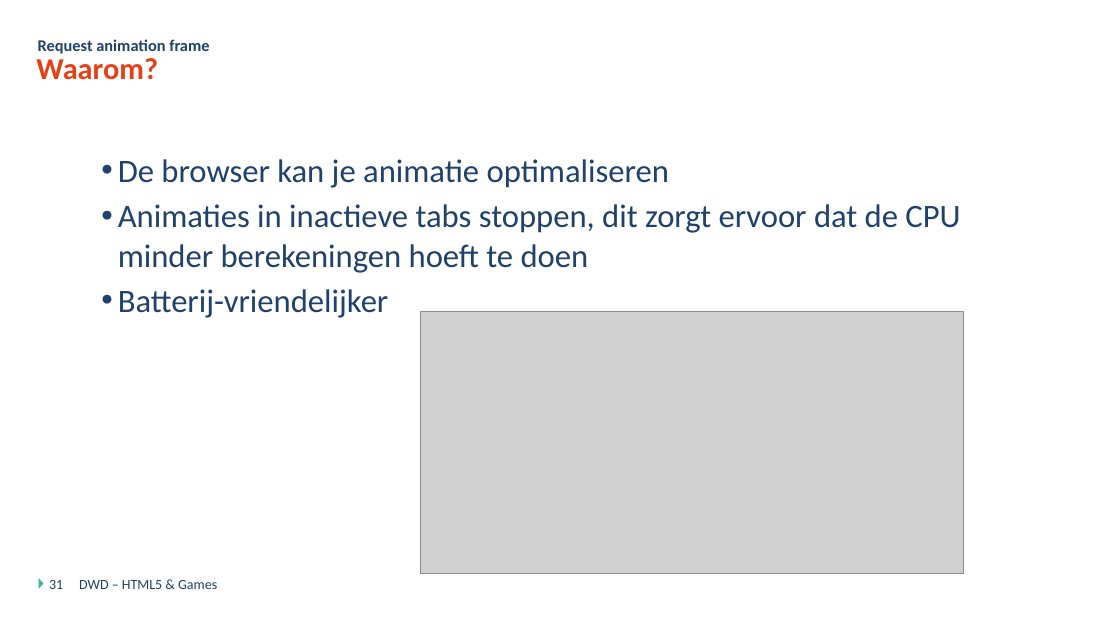
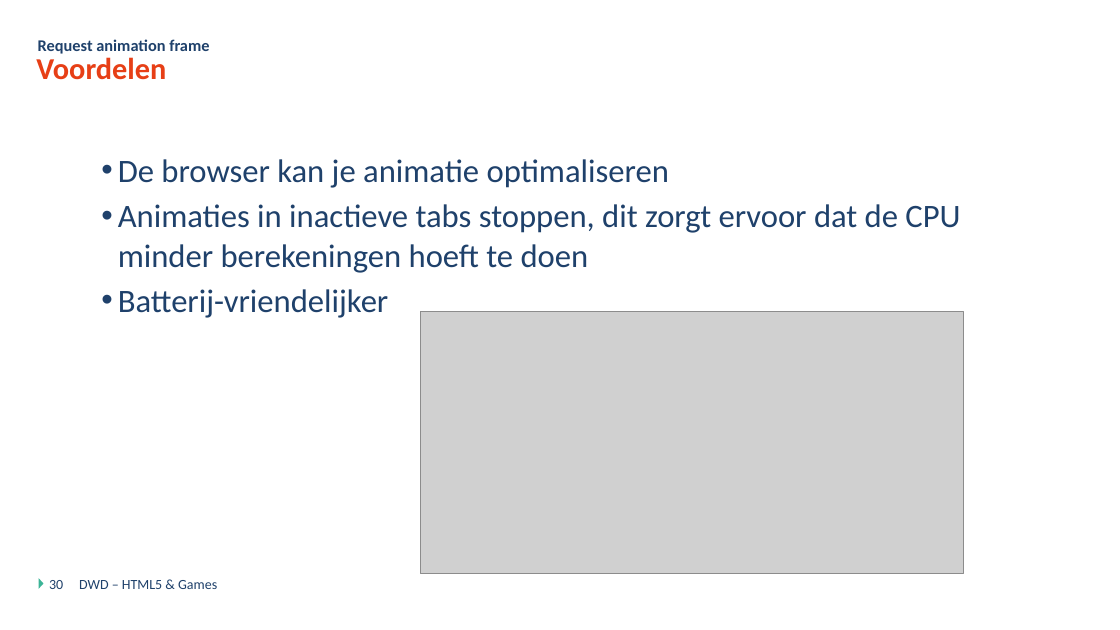
Before and after one commit to DmitriyVdE/Odisee_Bru_Dyn_Web_Dev_Opdracht, a slide deck: slide 30 of DWD - Javascript Games - Theorie.pptx (slide 31 before the commit). Drawn at 1120x630 pixels with LibreOffice and Linux fonts; fonts in the diff are those of the drawing; grey boxes stand for pictures; background and template pictures are left out. Boxes give left, top, right and bottom in pixels: in the first picture for what was removed or moved away, otherwise in the second. Text is boxed around its words. In the diff, an @@ line names an element or a change of style, - is before the commit and + after.

```diff
--- a/DWD - Javascript Games - Theorie.pptx
+++ b/DWD - Javascript Games - Theorie.pptx
@@ title at <box>36,57,166,80</box>: text changed @@
-Waarom?
+Voordelen
@@ page number at <box>49,580,63,589</box>: text changed @@
-31
+30
```
Also in this commit, not shown: 4 other slides changed, 1 slide added, 17 other files.
